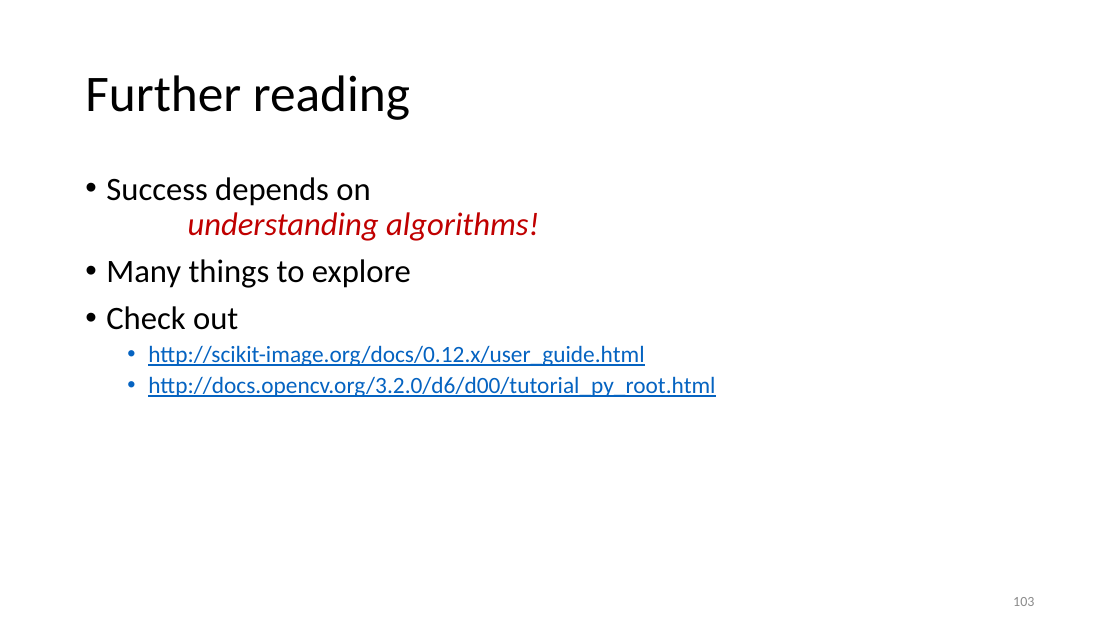
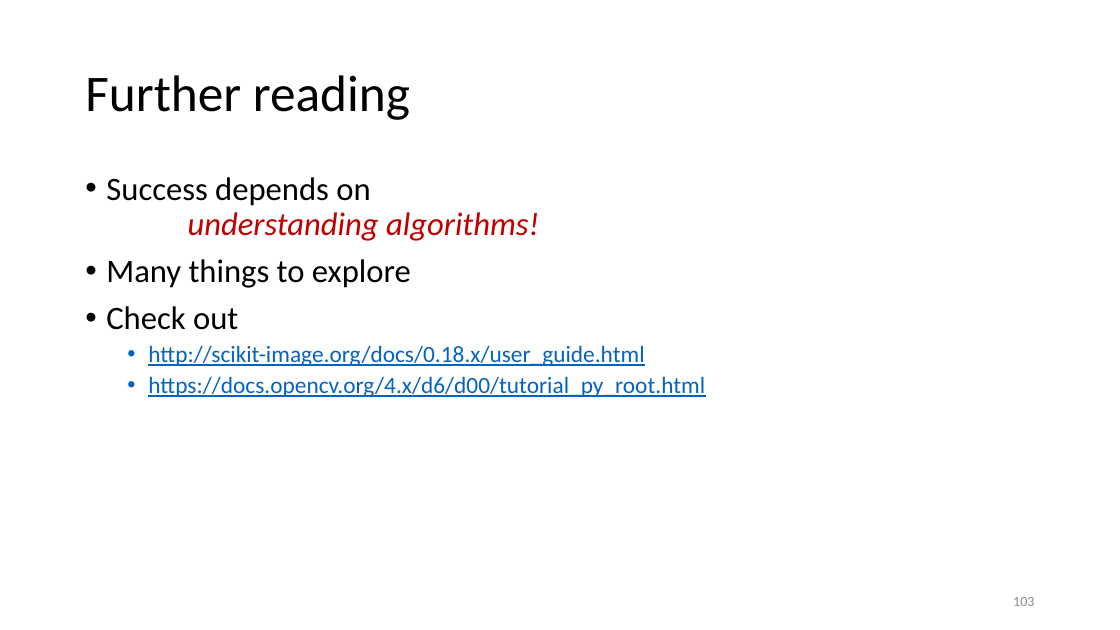
Before and after one commit to gjbex/Scientific-Python, a slide deck: slide 103 of scientific_python.pptx. Drawn at 1120x630 pixels with LibreOffice and Linux fonts; fonts in the diff are those of the drawing. Boxes give left, top, right and bottom in pixels: in the first picture for what was removed or moved away, otherwise in the second. Text is boxed around its words. In the diff, an @@ line names an element or a change of style, - is before the commit and + after.

Commit message:
Update scikit-image and OpenCV documentation references

```diff
--- a/scientific_python.pptx
+++ b/scientific_python.pptx
@@ text at <box>148,345,705,397</box>: text changed @@
-  • http://scikit-image.org/docs/0.12.x/user_guide.html
-  • http://docs.opencv.org/3.2.0/d6/d00/tutorial_py_root.html
+  • http://scikit-image.org/docs/0.18.x/user_guide.html
+  • https://docs.opencv.org/4.x/d6/d00/tutorial_py_root.html
```
